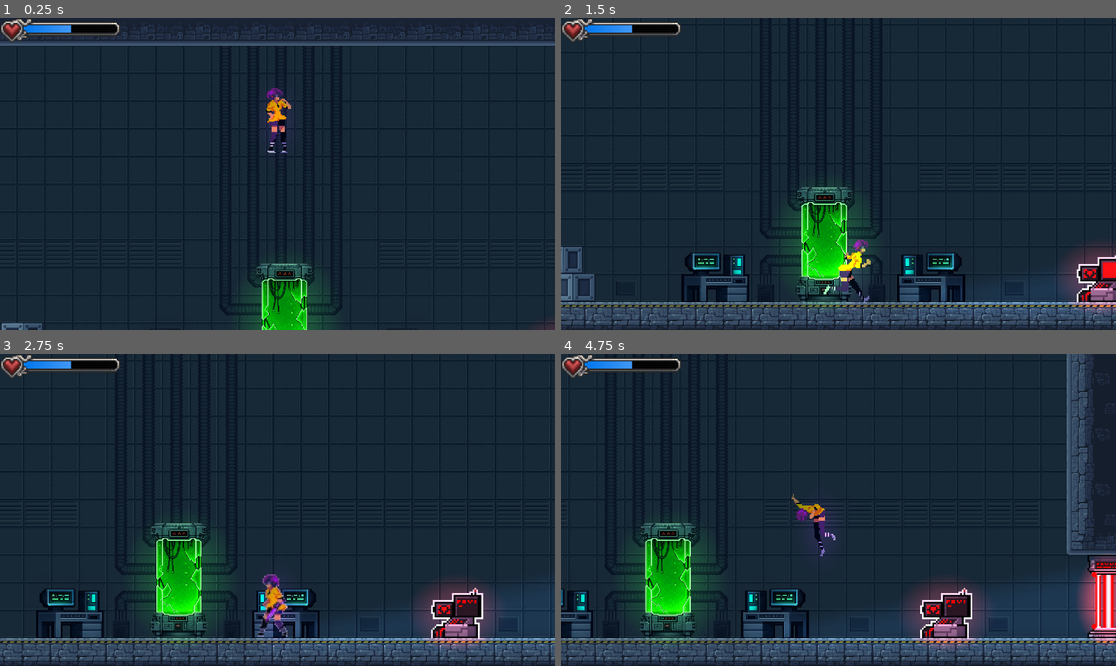
Above: before the commit, frames 1-4 (two rows, left to right).
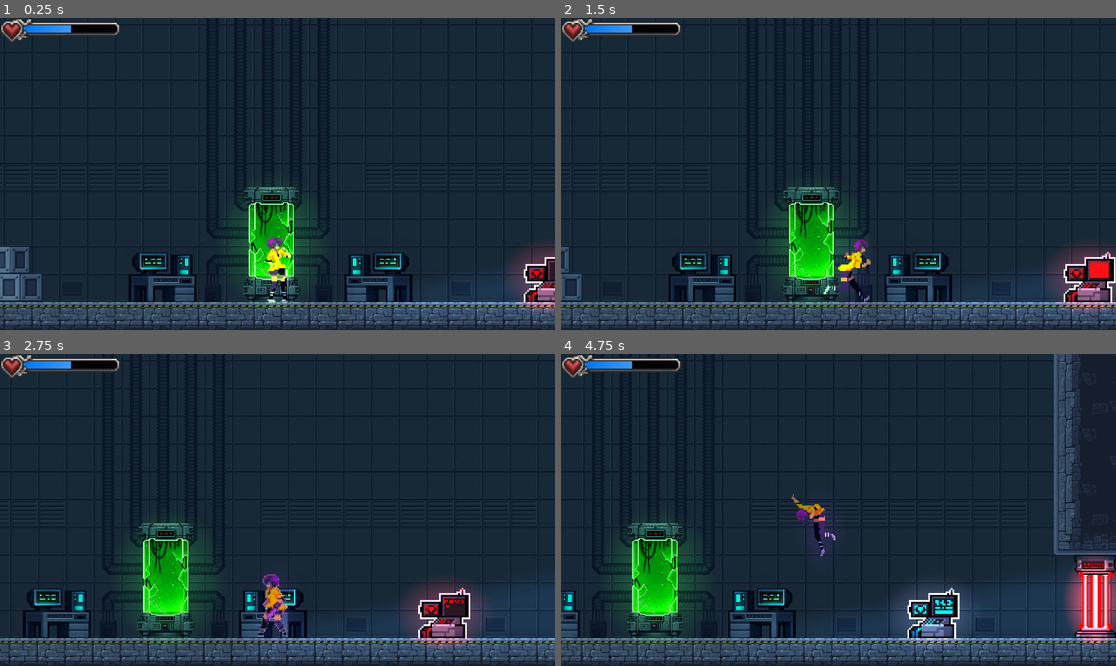
Above: after the commit, the same moments.

Repository: reksm0/cyborg-2D
Game: Godot game, scene res://Scenes/rooms/awakening_lab.tscn
The game is run twice, just before and just after one commit, with the same random seed, the same clock (stepped at 60 frames per second) and the same inputs. This scene is started directly instead of the project's main scene.
Inputs:
- Up to frame 1 (0.25 s): no input
- Up to frame 2 (1.5 s): hold D (right) from 0.53 s (still down); tap X (attack) at 0.6 s; tap Space (jump) at 0.77 s; tap E (interact) at 1.35 s
- Up to frame 3 (2.75 s): tap Space (jump) at 1.52 s; release D (right) at 2.03 s; hold A (left) from 2.03 s (still down); tap X (attack) at 2.1 s
- Up to frame 4 (4.75 s): release A (left) at 2.78 s; hold D (right) 2.78-4.28 s; tap E (interact) at 2.85, 4.35 s; tap Space (jump) at 3.02, 3.77, 4.52 s; tap X (attack) at 3.6 s; hold A (left) from 4.28 s (still down)

The runs differ from the first frame. In frame 1, 19% of the frame differs, in the area x 0-100%, y 1-100%; in frame 2, 10%; in frame 3, 10%; in frame 4, 15%.

Commit message:
Add fade layer and improve scene transitions
Add FadeLayer scene and script for cross-scene fade effects and register it in project.godot. Update TransitionManager to perform fade_out/fade_in around scene changes and await a frame; change apply_spawn signature to accept Camera2D and reset camera smoothing on spawn. Update rooms/wing scenes (assembly, testing, awakening_lab, elevator_atrium) to pass the player camera. Rename elevator door assets into Assets/environment/elevator, adjust related imports, tweak main_elevator animations, and reposition player in awakening_lab.

Diff:
--- /dev/null
+++ b/Scenes/fade_layer.tscn
@@ -0,0 +1,16 @@
+[gd_scene format=3 uid="uid://dxeqyg7j2r5d3"]
+
+[ext_resource type="Script" uid="uid://vt5n7kpfrmja" path="res://Scripts/fade_layer.gd" id="1_unlr0"]
+
+[node name="FadeLayer" type="CanvasLayer" unique_id=750567673]
+script = ExtResource("1_unlr0")
+
+[node name="ColorRect" type="ColorRect" parent="." unique_id=290021362]
+modulate = Color(1, 1, 1, 0)
+anchors_preset = 15
+anchor_right = 1.0
+anchor_bottom = 1.0
+grow_horizontal = 2
+grow_vertical = 2
+mouse_filter = 2
+color = Color(0, 0, 0, 1)
--- a/Scenes/interactables/main_elevator.tscn
+++ b/Scenes/interactables/main_elevator.tscn
@@ -2,7 +2,7 @@
 
 [ext_resource type="Script" uid="uid://bqf0xix2b7mre" path="res://Scripts/main_elevator.gd" id="1_xhhkf"]
 [ext_resource type="Texture2D" uid="uid://rvk4akqsaynf" path="res://Assets/environment/elevator/elevator  whole.png" id="2_e81x6"]
-[ext_resource type="Texture2D" uid="uid://drx3ygoge5xed" path="res://Assets/environment/sci-fi platformer - free/elevator door posthack.png" id="3_arijx"]
+[ext_resource type="Texture2D" uid="uid://drx3ygoge5xed" path="res://Assets/environment/elevator/elevator door posthack.png" id="3_arijx"]
 
 [sub_resource type="AtlasTexture" id="AtlasTexture_r57j8"]
 atlas = ExtResource("2_e81x6")
@@ -181,6 +181,11 @@
 }],
 "loop": true,
 "name": &"default",
+"speed": 5.0
+}, {
+"frames": [],
+"loop": true,
+"name": &"hacked",
 "speed": 5.0
 }, {
 "frames": [{
@@ -228,7 +233,6 @@
 position = Vector2(22, -8)
 scale = Vector2(4.05, 4)
 sprite_frames = SubResource("SpriteFrames_hstmi")
-animation = &"open"
 autoplay = "default"
 
 [node name="Area2D" type="Area2D" parent="." unique_id=858424060]
--- a/Scenes/rooms/awakening_lab.tscn
+++ b/Scenes/rooms/awakening_lab.tscn
@@ -373,7 +373,7 @@
 texture = ExtResource("6_sruj3")
 
 [node name="player" parent="." unique_id=1760406672 instance=ExtResource("7_pkowy")]
-position = Vector2(396, 47)
+position = Vector2(411, 327)
 scale = Vector2(1.5, 1.5)
 metadata/_edit_group_ = true
 
--- a/Scripts/assembly_wing.gd
+++ b/Scripts/assembly_wing.gd
@@ -1,10 +1,11 @@
 extends Node2D
 @onready var player: Player = $player
+@onready var camera_2d: Camera2D = $player/Camera2D
 
 
 # Called when the node enters the scene tree for the first time.
 func _ready() -> void:
-	TransitionManager.apply_spawn(player, $"Transition Points")
+	TransitionManager.apply_spawn(player, camera_2d, $"Transition Points")
 
 
 # Called every frame. 'delta' is the elapsed time since the previous frame.
--- a/Scripts/awakening_lab.gd
+++ b/Scripts/awakening_lab.gd
@@ -1,10 +1,11 @@
 extends Node2D
 @onready var player: Player = $player
+@onready var camera_2d: Camera2D = $player/Camera2D
 
 
 # Called when the node enters the scene tree for the first time.
 func _ready() -> void:
-	TransitionManager.apply_spawn(player, $"Transition Points")
+	TransitionManager.apply_spawn(player, camera_2d, $"Transition Points")
 
 
 # Called every frame. 'delta' is the elapsed time since the previous frame.
--- a/Scripts/elevator_atrium.gd
+++ b/Scripts/elevator_atrium.gd
@@ -18,7 +18,7 @@
 
 func _ready() -> void:
 
-	TransitionManager.apply_spawn(player, $"Transition Points")
+	TransitionManager.apply_spawn(player, camera_2d, $"Transition Points")
 
 	elevator_menu.floor_selected.connect(_on_floor_selected)
 
--- /dev/null
+++ b/Scripts/fade_layer.gd
@@ -0,0 +1,34 @@
+extends CanvasLayer
+
+@onready var fade_rect: ColorRect = $ColorRect
+const FADE_TIME := 0.35
+
+func fade_out() -> void:
+	var tween = create_tween()
+	tween.tween_property(
+		fade_rect,
+		"modulate:a",
+		1.0,
+		FADE_TIME
+	)
+	await tween.finished
+
+
+func fade_in() -> void:
+	var tween = create_tween()
+	tween.tween_property(
+		fade_rect,
+		"modulate:a",
+		0.0,
+		FADE_TIME
+	)
+	await tween.finished
+
+
+# Called when the node enters the scene tree for the first time.
+func _ready() -> void:
+	pass
+
+# Called every frame. 'delta' is the elapsed time since the previous frame.
+func _process(delta: float) -> void:
+	pass
--- a/Scripts/testing_wing.gd
+++ b/Scripts/testing_wing.gd
@@ -1,10 +1,10 @@
 extends Node2D
 @onready var player: Player = $player
-
+@onready var camera_2d: Camera2D = $player/Camera2D
 
 # Called when the node enters the scene tree for the first time.
 func _ready() -> void:
-	TransitionManager.apply_spawn(player, $"Transition Points")
+	TransitionManager.apply_spawn(player, camera_2d, $"Transition Points")
 
 
 # Called every frame. 'delta' is the elapsed time since the previous frame.
--- a/Scripts/transition_manager.gd
+++ b/Scripts/transition_manager.gd
@@ -16,9 +16,12 @@
 
 
 func _change_scene(scene_path: String) -> void:
+	await FadeLayer.fade_out()
 	get_tree().change_scene_to_file(scene_path)
+	await get_tree().process_frame
+	await FadeLayer.fade_in()
 
-func apply_spawn(player: Player, transition_points: Node2D) -> void:
+func apply_spawn(player: Player, camera: Camera2D, transition_points: Node2D) -> void:
 	print("--------------------------------")
 	print("Spawn marker =", GameState.transition_spawn_marker)
 
@@ -40,5 +43,6 @@
 	else:
 		print("FOUND:", marker.name)
 		player.global_position = marker.global_position
+		camera.reset_smoothing()
 
 	GameState.transition_spawn_marker = ""
--- a/project.godot
+++ b/project.godot
@@ -23,6 +23,7 @@
 PlayerHud="*uid://dwkot8ord1m11"
 Global="*uid://boa26d26fy5em"
 GameState="*uid://foac2kkj7div"
+FadeLayer="*uid://dxeqyg7j2r5d3"
 
 [display]
 
Renamed: Assets/environment/sci-fi platformer - free/elevator door posthack.png -> Assets/environment/elevator/elevator door posthack.png
Not shown, changed: Assets/environment/elevator/elevator door posthack.png.import
Renamed: Assets/environment/sci-fi platformer - free/elevator door prehack.png -> Assets/environment/elevator/elevator door prehack.png
Not shown, changed: Assets/environment/elevator/elevator door prehack.png.import
Not shown, added: Scripts/fade_layer.gd.uid
